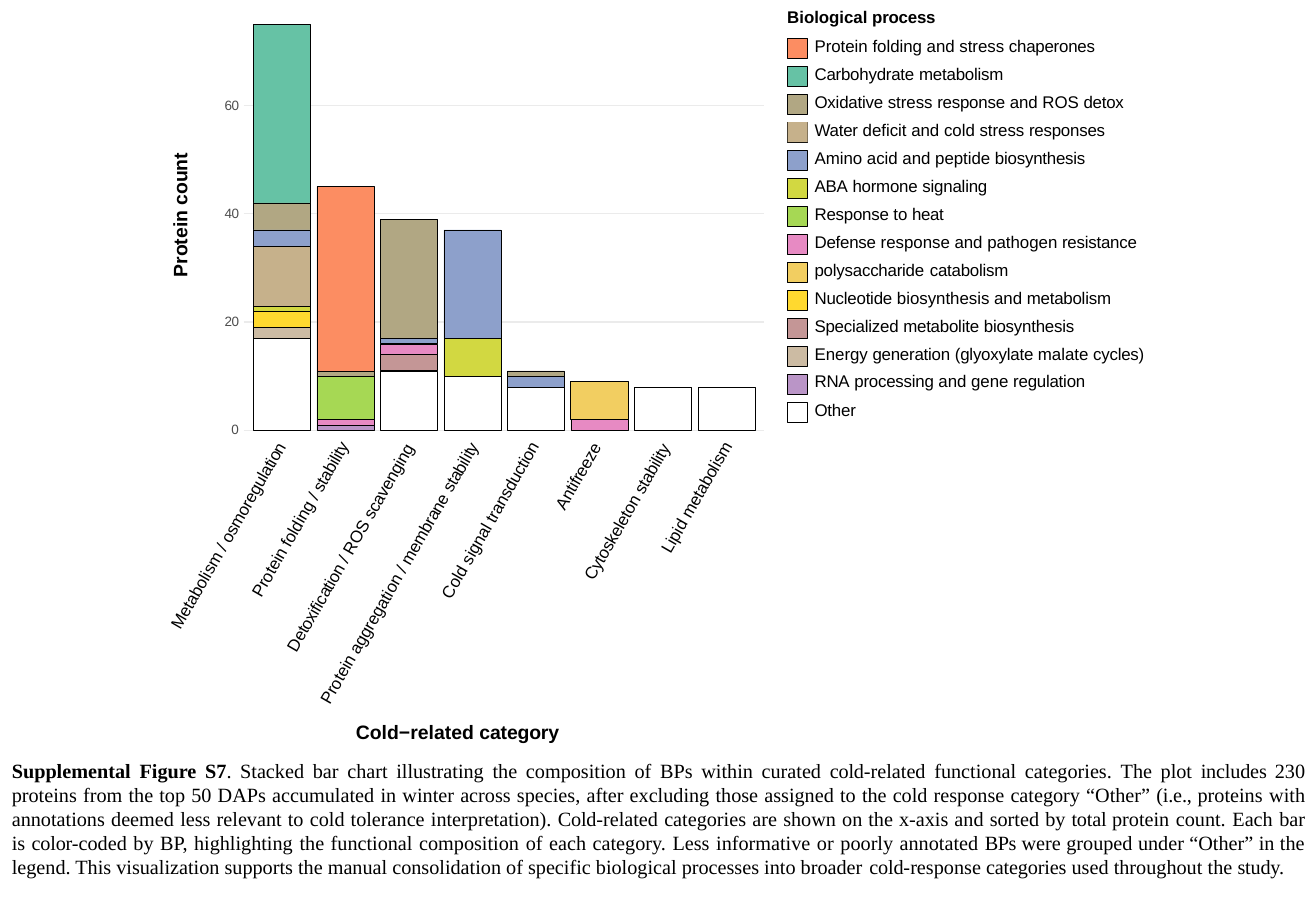
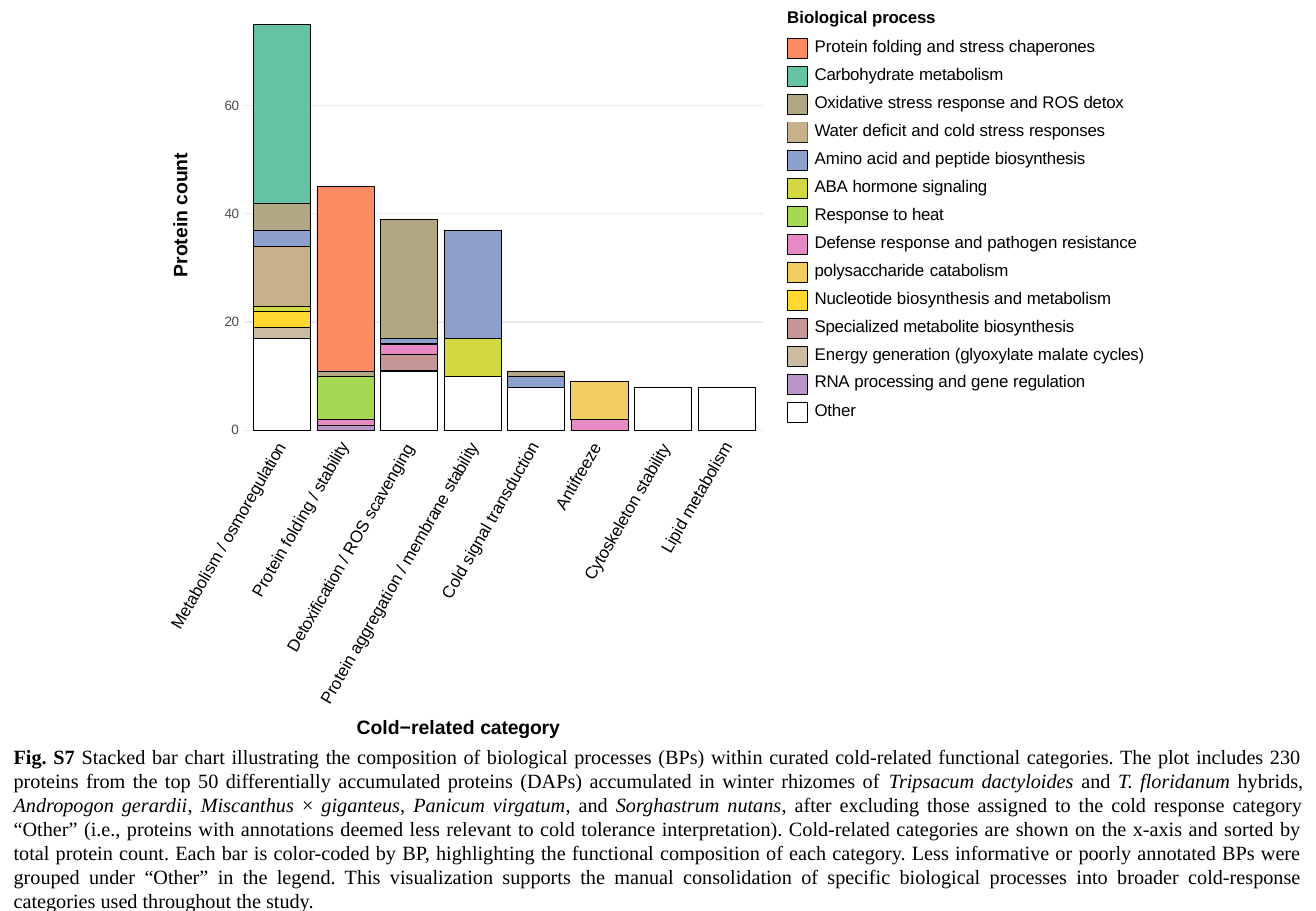
Before and after one commit to elor77/PACMAD-Rhizome-Proteomics, a slide deck: slide 7 of manuscript/Supplemental_Figures/PACMAD_Rhizome_Proteomics_Supplemental_Figures.pptx. Drawn at 1316x911 pixels with LibreOffice and Linux fonts; fonts in the diff are those of the drawing. Boxes give left, top, right and bottom in pixels: in the first picture for what was removed or moved away, otherwise in the second. Text is boxed around its words. In the diff, an @@ line names an element or a change of style, - is before the commit and + after.

```diff
--- a/manuscript/Supplemental_Figures/PACMAD_Rhizome_Proteomics_Supplemental_Figures.pptx
+++ b/manuscript/Supplemental_Figures/PACMAD_Rhizome_Proteomics_Supplemental_Figures.pptx
@@ text at (14, 749, 1304, 911): text changed @@
-Cold−related category
-Supplemental Figure S7. Stacked bar chart illustrating the composition of BPs within curated cold-related functional categories. The plot includes 230 proteins from the top 50 DAPs accumulated in winter across species, after excluding those assigned to the cold response category “Other” (i.e., proteins with annotations deemed less relevant to cold tolerance interpretation). Cold-related categories are shown on the x-axis and sorted by total protein count. Each bar is color-coded by BP, highlighting the functional composition of each category. Less informative or poorly annotated BPs were grouped under “Other” in the legend. This visualization supports the manual consolidation of specific biological processes into broader cold-response categories used throughout the study.
+Fig. S7 Stacked bar chart illustrating the composition of biological processes (BPs) within curated cold-related functional categories. The plot includes 230 proteins from the top 50 differentially accumulated proteins (DAPs) accumulated in winter rhizomes of Tripsacum dactyloides and T. floridanum hybrids, Andropogon gerardii, Miscanthus × giganteus, Panicum virgatum, and Sorghastrum nutans, after excluding those assigned to the cold response category “Other” (i.e., proteins with annotations deemed less relevant to cold tolerance interpretation). Cold-related categories are shown on the x-axis and sorted by total protein count. Each bar is color-coded by BP, highlighting the functional composition of each category. Less informative or poorly annotated BPs were grouped under “Other” in the legend. This visualization supports the manual consolidation of specific biological processes into broader cold-response categories used throughout the study.
@@ text added at (357, 720, 560, 738), 11.5 pt, text #000000, bold @@
+Cold−related category
```
Also in this commit, not shown: 8 other slides changed, 16 other files.
